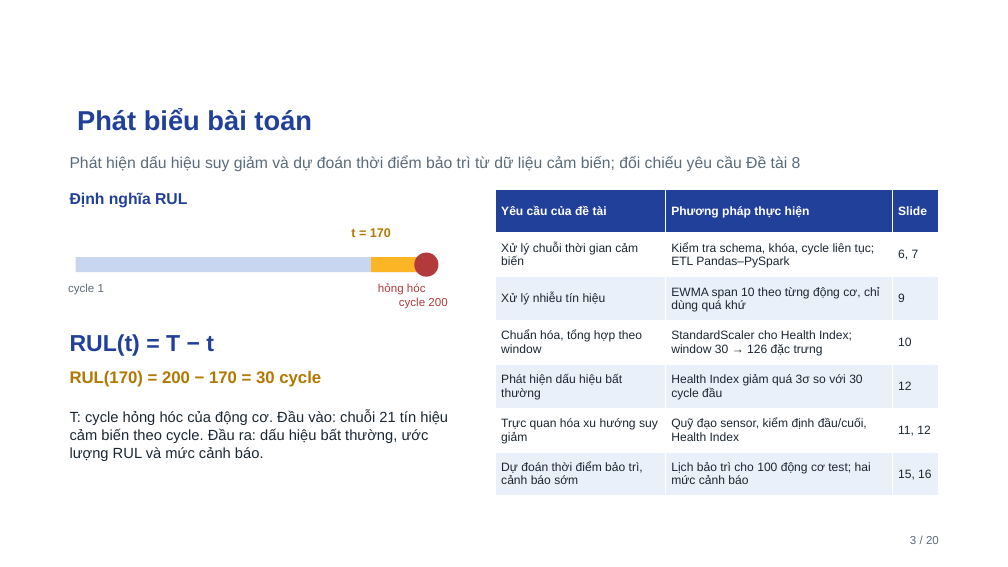
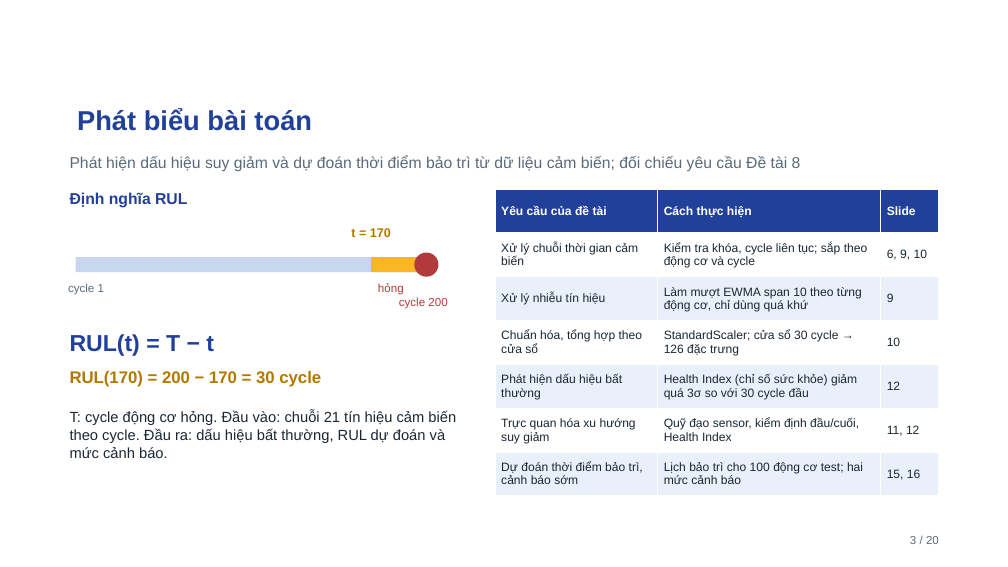
Before and after one commit to ti014/tinasa-cmapss-rul-prediction, a slide deck: slide 3 of slides/cmapss_fd001_presentation.pptx. Drawn at 1008x567 pixels with LibreOffice and Linux fonts; fonts in the diff are those of the drawing; background and template pictures are left out. Boxes give left, top, right and bottom in pixels: in the first picture for what was removed or moved away, otherwise in the second. Text is boxed around its words. In the diff, an @@ line names an element or a change of style, - is before the commit and + after.

```diff
--- a/slides/cmapss_fd001_presentation.pptx
+++ b/slides/cmapss_fd001_presentation.pptx
@@ table at bbox=[495, 189, 939, 496] @@
-row 1, column 2: Phương pháp thực hiện
+row 1, column 2: Cách thực hiện
-row 2, column 2: Kiểm tra schema, khóa, cycle liên tục; ETL Pandas–PySpark
+row 2, column 2: Kiểm tra khóa, cycle liên tục; sắp theo động cơ và cycle
-row 2, column 3: 6, 7
+row 2, column 3: 6, 9, 10
-row 3, column 2: EWMA span 10 theo từng động cơ, chỉ dùng quá khứ
+row 3, column 2: Làm mượt EWMA span 10 theo từng động cơ, chỉ dùng quá khứ
-row 4, column 1: Chuẩn hóa, tổng hợp theo window
+row 4, column 1: Chuẩn hóa, tổng hợp theo cửa sổ
-row 4, column 2: StandardScaler cho Health Index; window 30 → 126 đặc trưng
+row 4, column 2: StandardScaler; cửa sổ 30 cycle → 126 đặc trưng
-row 5, column 2: Health Index giảm quá 3σ so với 30 cycle đầu
+row 5, column 2: Health Index (chỉ số sức khỏe) giảm quá 3σ so với 30 cycle đầu
@@ text at bbox=[378, 283, 447, 309]: text changed @@
-hỏng hóc
-cycle 200
+hỏng
+cycle 200
@@ text at bbox=[70, 411, 456, 458]: text changed @@
-T: cycle hỏng hóc của động cơ. Đầu vào: chuỗi 21 tín hiệu cảm biến theo cycle. Đầu ra: dấu hiệu bất thường, ước lượng RUL và mức cảnh báo.
+T: cycle động cơ hỏng. Đầu vào: chuỗi 21 tín hiệu cảm biến theo cycle. Đầu ra: dấu hiệu bất thường, RUL dự đoán và mức cảnh báo.
```
Also in this commit, not shown: 18 other slides changed, 32 other files.
